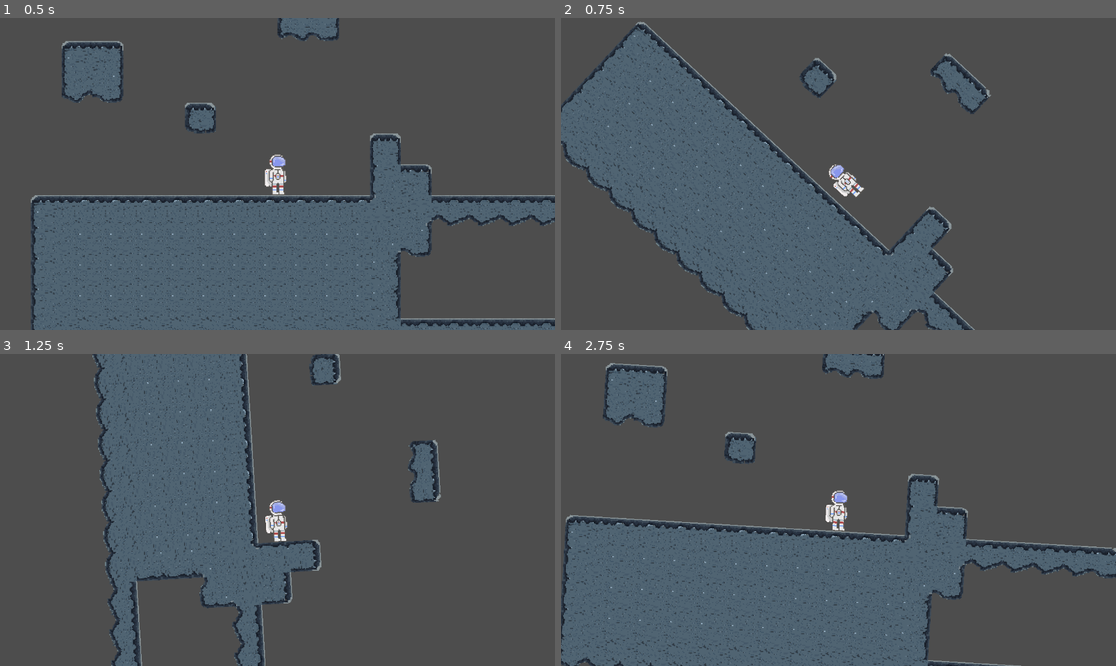
Above: before the commit, frames 1-4 (two rows, left to right).
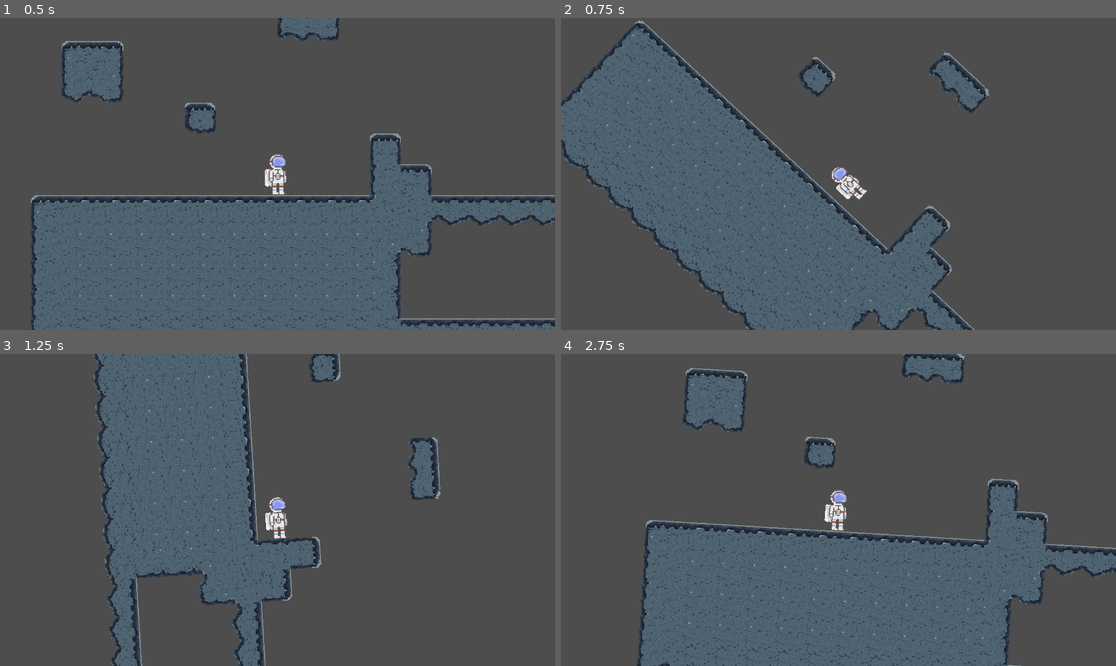
Above: after the commit, the same moments.

Repository: acrmine/GravityGlitchingPrototype
Game: Godot game, scene res://scenes/main_level.tscn
Two runs of this game, one before a commit and one after it. Both use one fixed random seed, a clock stepped at 60 frames per second and the inputs below.
Inputs:
- Up to frame 1 (0.5 s): no input
- Up to frame 2 (0.75 s): tap Enter (ui_accept) at 0.5 s; hold L (grav_right) from 0.53 s (still down)
- Up to frame 3 (1.25 s): keep holding L (grav_right); tap Up (jump) at 0.77 s
- Up to frame 4 (2.75 s): tap Up (jump) at 1.52 s; release L (grav_right) at 2.03 s; hold J (grav_left) from 2.03 s (still down)

Frame 1 is identical in both runs. In frame 2, 3.5% of the frame differs, in the area x 0-78%, y 0-100%; in frame 3, 3.9%; in frame 4, 23%, in the area x 0-100%, y 0-100%.

Commit message:
fixed walking while on walls

Diff:
--- a/scenes/space_player.tscn
+++ b/scenes/space_player.tscn
@@ -181,6 +181,8 @@
 height = 42.0
 
 [node name="SpacePlayer" type="CharacterBody2D"]
+floor_stop_on_slope = false
+floor_block_on_wall = false
 script = ExtResource("1_q1du6")
 
 [node name="AnimatedSprite2D" type="AnimatedSprite2D" parent="."]
--- a/scripts/space_player.gd
+++ b/scripts/space_player.gd
@@ -13,7 +13,6 @@
 
 var in_air: bool = false
 var in_air_animation: bool = false
-var grav_direction = -up_direction
 
 func _physics_process(delta: float) -> void:
 	# :DEBUG: change gravity with j/l or k to flip, will be hooked to random timer later
@@ -48,7 +47,7 @@
 
 	# Horizontal Movement
 	var ground = is_on_floor() || (in_air && in_air_animation)
-	if down_direction.y:
+	if down_direction.y > 0.000001 || down_direction.y < -0.000001:
 		velocity.x = move_toward(velocity.x, right_direction.x * direction * MAX_SPEED, ACCELERATION if ground else AIR_ACCELERATION)
 	else:
 		velocity.y = move_toward(velocity.y, right_direction.y * direction * MAX_SPEED, ACCELERATION if ground else AIR_ACCELERATION)
Not shown, added: assets/moonBackground/Mountain1.png.import
Not shown, added: assets/moonBackground/universe.png.import
